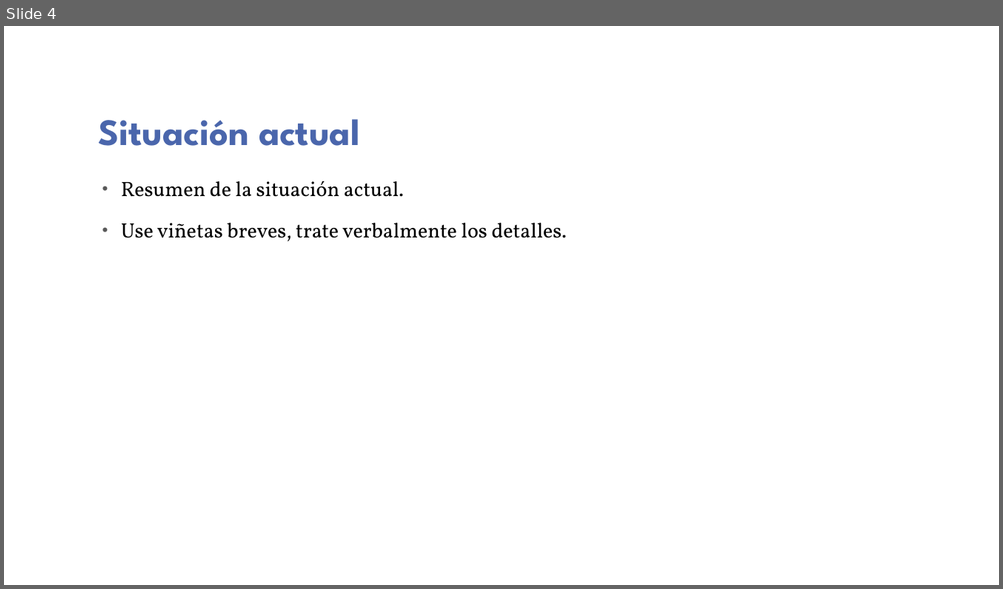
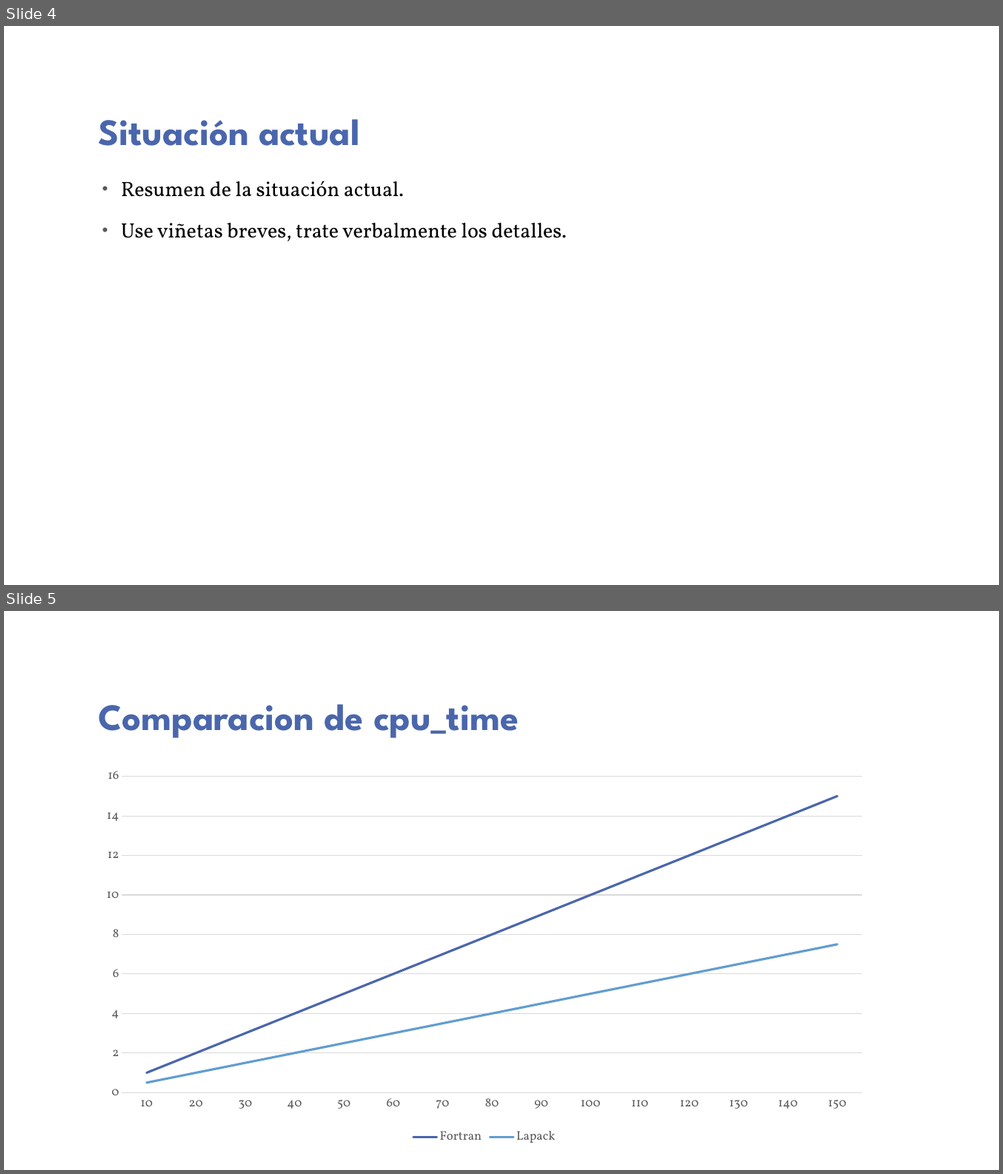
Before and after one commit to guaguaUPM/UPM, a slide deck: lu-lapack.pptx. Shown one above the other, each under a label of ours: slide 4 before the commit, slides 4 and 5 after it. The pictures are 1003x589 and 1003x1174 pixels, drawn with LibreOffice and Linux fonts; fonts in the diff are those of the drawing; background and template pictures are left out. Boxes give left, top, right and bottom in pixels: in the first picture for what was removed or moved away, otherwise in the second. Text is boxed around its words. In the diff, an @@ line names an element or a change of style, - is before the commit and + after.

```diff
--- a/lu-lapack.pptx
+++ b/lu-lapack.pptx
@@ slide 5 added at [4,611,999,1170], background picture (left out) @@
@@ title added at [99,704,518,738], 36 pt, text #4A66AC, bold @@
+Comparacion de cpu_time
@@ line chart added at [91,760,877,1149] @@
+categories: 10, 20, 30, 40, 50, 60, 70, 80, 90, 100, 110, 120, 130, 140, 150
+Fortran: 1, 2, 3, 4, 5, 6, 7, 8, 9, 10, 11, 12, 13, 14, 15
+Lapack: 0.5, 1, 1.5, 2, 2.5, 3, 3.5, 4, 4.5, 5, 5.5, 6, 6.5, 7, 7.5
```
Also in this commit, not shown: 5 other slides changed, 1 slide removed.
